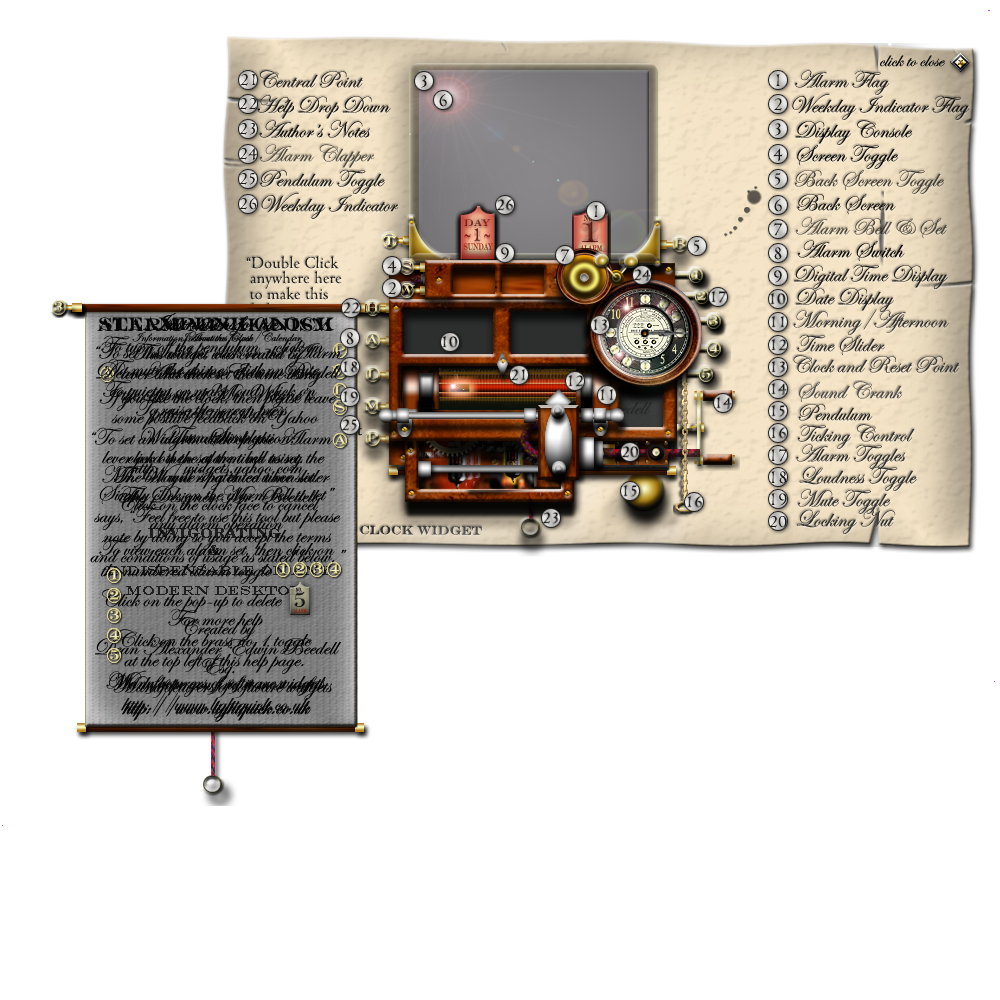
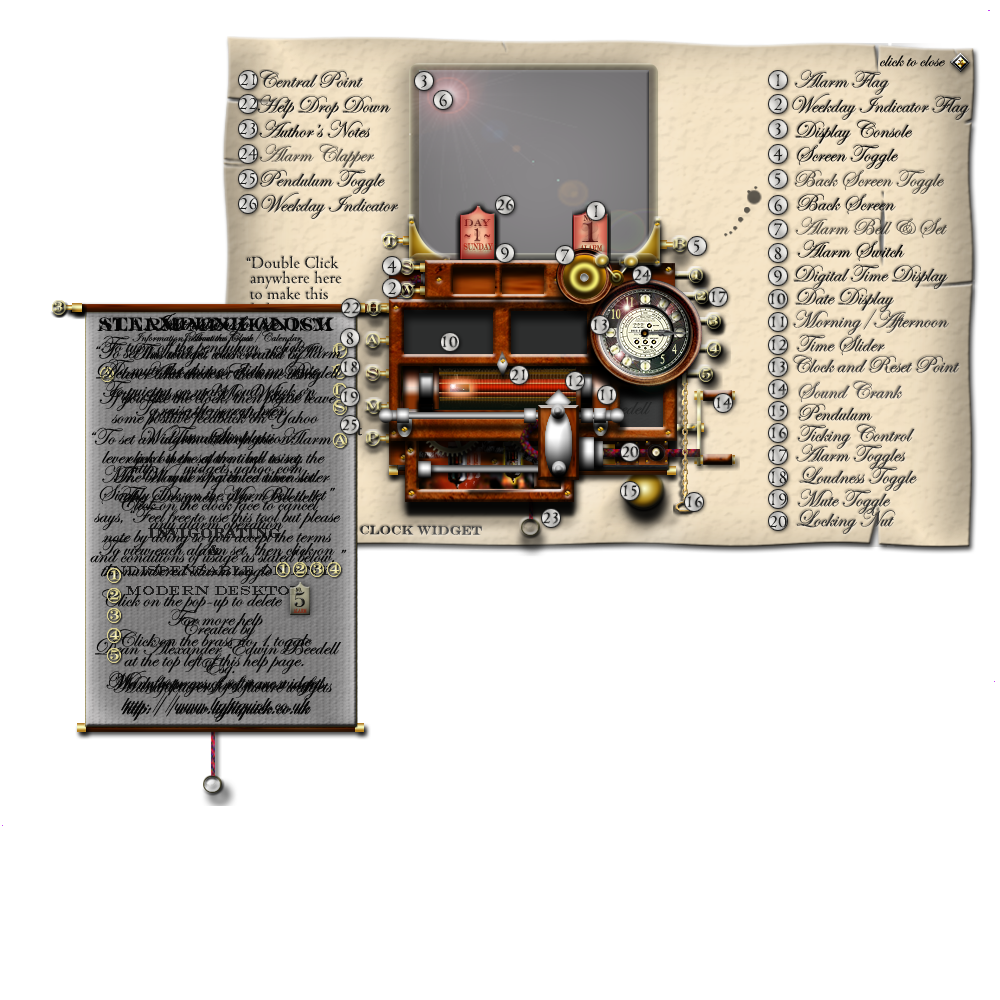
Layer changes from the first w=1000, h=1000 image to the second:
painted on "bottombox" over (x1=386, y1=446, x2=391, y2=466)
painted on "pendulumtoggle" over (x1=360, y1=443, x2=391, y2=467)
painted on "alarmtoggle" over (x1=360, y1=346, x2=389, y2=370)
painted on "helptoggle" over (x1=360, y1=299, x2=389, y2=337)
painted on "mutetoggle" over (x1=360, y1=397, x2=389, y2=434)
renamed "loudtoggle" to "settoggle", painted on it over (x1=360, y1=364, x2=390, y2=404)
